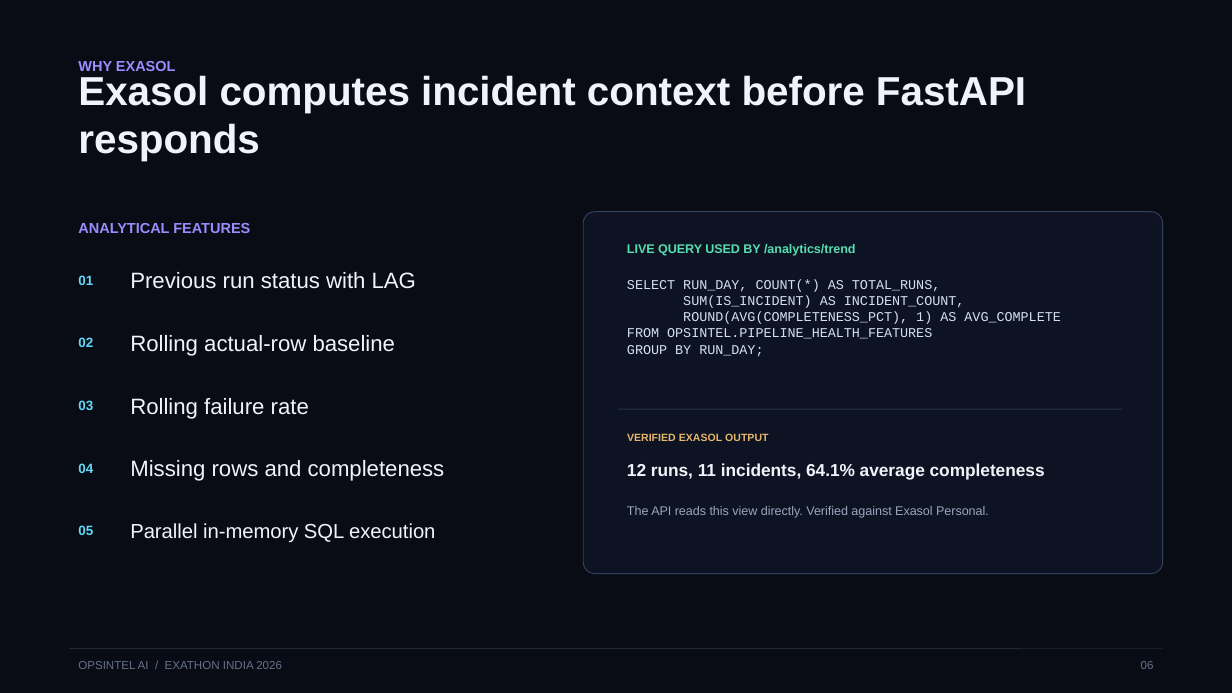
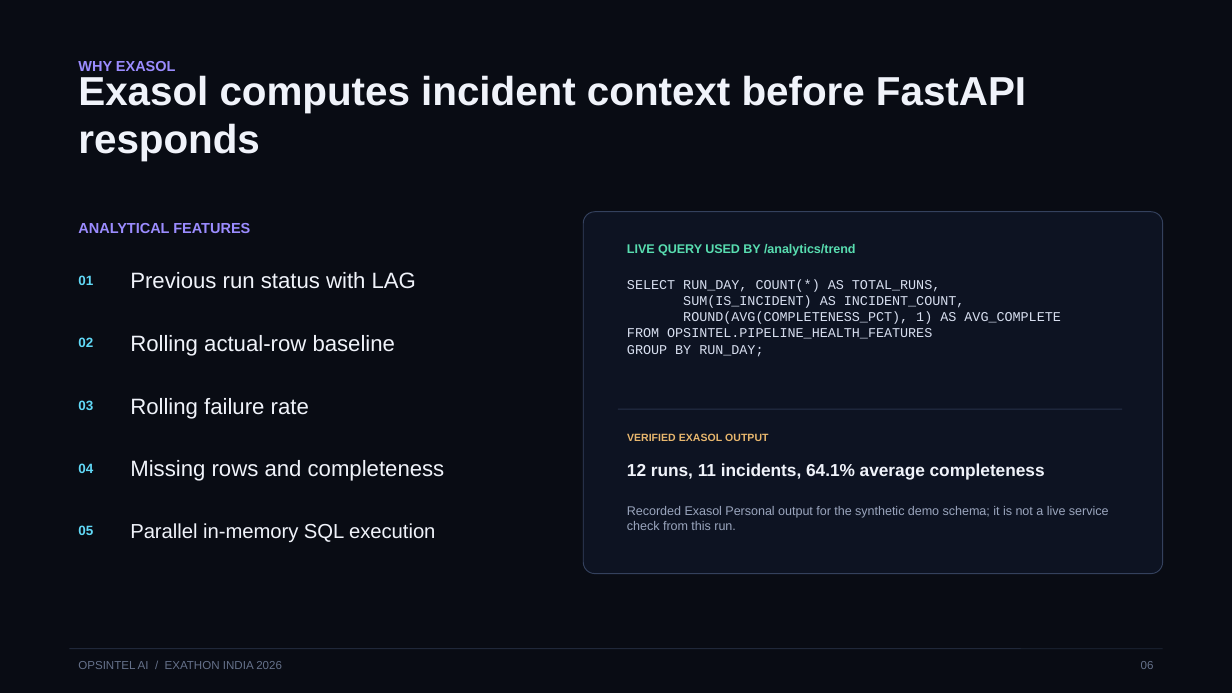
Before and after one commit to Anafa-thabassum/opsintel-ai, a slide deck: slide 6 of submission/opsintel-ai-pitch-deck.pptx. Drawn at 1232x693 pixels with LibreOffice and Linux fonts; fonts in the diff are those of the drawing. Boxes give left, top, right and bottom in pixels: in the first picture for what was removed or moved away, otherwise in the second. Text is boxed around its words. In the diff, an @@ line names an element or a change of style, - is before the commit and + after.

```diff
--- a/submission/opsintel-ai-pitch-deck.pptx
+++ b/submission/opsintel-ai-pitch-deck.pptx
@@ text at [627,506,1109,530]: text changed @@
-The API reads this view directly. Verified against Exasol Personal.
+Recorded Exasol Personal output for the synthetic demo schema; it is not a live service check from this run.
```
Also in this commit, not shown: 9 other slides changed, 15 other files.
